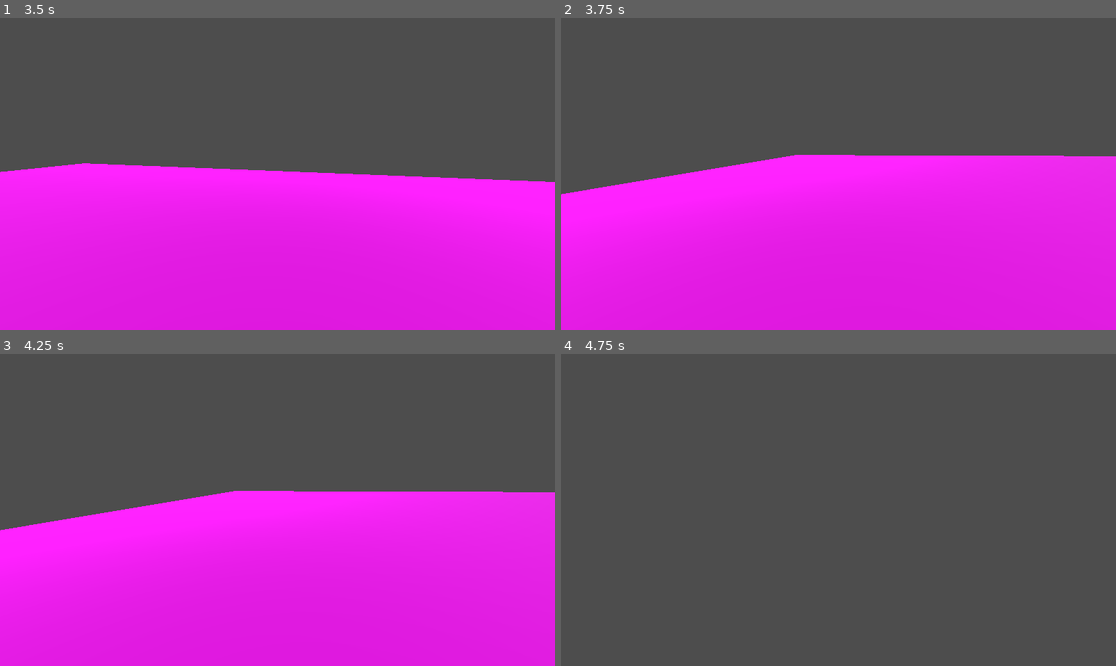
Above: before the commit, frames 1-4 (two rows, left to right).
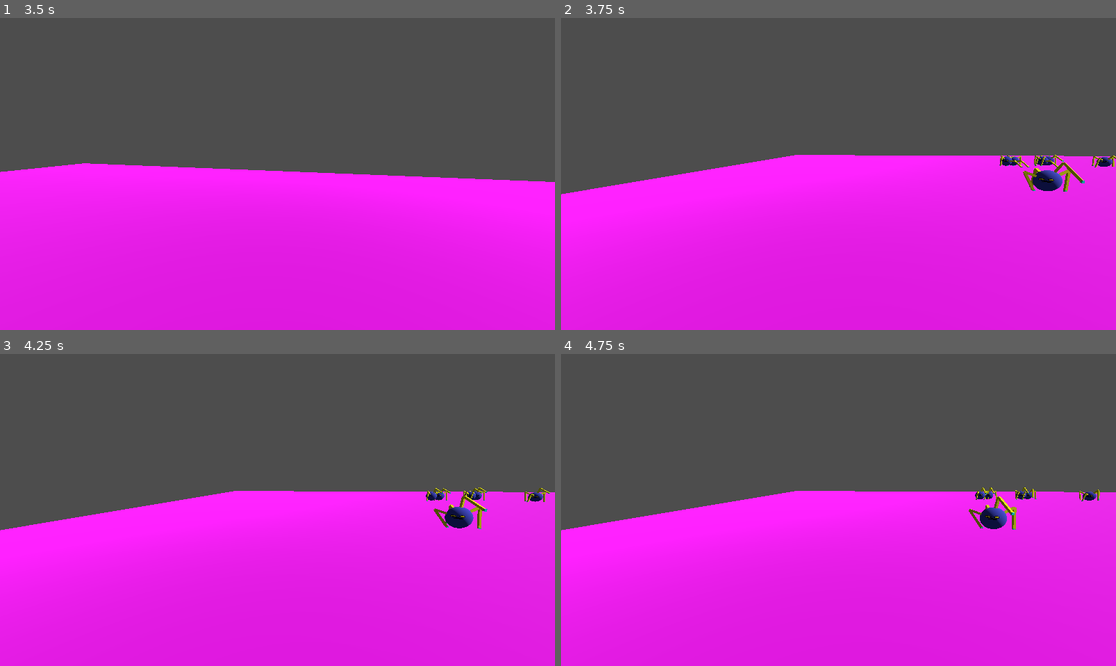
Above: after the commit, the same moments.

Repository: AnsonRutherford/LD56
Game: Godot game, scene res://Scene/World.tscn
The game is run twice, just before and just after one commit, with the same random seed, the same clock (stepped at 60 frames per second) and the same inputs. The engine's default icon, where the game draws it, is replaced by a stand-in: a white triangle on a blue panel in a dark square.
Inputs (mouse positions are in pixels of both pictures, inside the frame that each line leads up to):
- Up to frame 1 (3.5 s): tap Enter at 0.5, 2 s; move the mouse to (305, 174) at 0.52 s; hold X 0.53-1.28 s; hold Up (ui_up) from 0.53 s (still down); click (305, 174) at 0.67 s; tap Space at 1.25, 2.75 s; move the mouse to (249, 174) at 1.27 s; tap X at 1.35, 2.85 s; click (249, 174) at 1.42 s; move the mouse to (288, 167) at 2.02 s; hold X 2.03-2.78 s; click (288, 167) at 2.17 s; move the mouse to (271, 180) at 2.77 s; click (271, 180) at 2.92 s
- Up to frame 2 (3.75 s): keep holding Up (ui_up); tap Enter at 3.5 s; move the mouse to (877, 177) at 3.52 s; hold X from 3.53 s (still down); click (877, 177) at 3.67 s
- Up to frame 3 (4.25 s): keep holding Up (ui_up); keep holding X; tap Escape at 4.15 s
- Up to frame 4 (4.75 s): move the mouse to (672, 463) at 4.27 s; release Up (ui_up) at 4.28 s; release X at 4.28 s; hold Left (ui_left) from 4.28 s (still down); tap X at 4.35 s; click (672, 463) at 4.42 s

Frame 1 is identical in both runs. In frame 2, 0.9% of the frame differs, in the area x 78-100%, y 43-56%; in frame 3, 0.8%; in frame 4, 53%, in the area x 0-100%, y 42-100%.

Commit message:
visual changes, gameplay when

Diff:
--- /dev/null
+++ b/LD56/Scene/Prefabs/Creature.tscn
@@ -0,0 +1,26 @@
+[gd_scene load_steps=8 format=3 uid="uid://ds0lmv0l3p4by"]
+
+[ext_resource type="Script" path="res://Scripts/Creature.gd" id="1_2y8p4"]
+[ext_resource type="Script" path="res://Scripts/Face.gd" id="1_egtdo"]
+[ext_resource type="Texture2D" uid="uid://bkkb1uxa3bkda" path="res://Textures/face1.png" id="2_iqf5e"]
+[ext_resource type="Texture2D" uid="uid://barehvsolasis" path="res://Textures/face2.png" id="3_gmbya"]
+
+[sub_resource type="BoxShape3D" id="BoxShape3D_rtk1i"]
+
+[sub_resource type="SphereMesh" id="SphereMesh_obl2g"]
+
+[sub_resource type="StandardMaterial3D" id="StandardMaterial3D_yejld"]
+
+[node name="Creature" type="CharacterBody3D"]
+transform = Transform3D(0.3, 0, 0, 0, 0.3, 0, 0, 0, 0.3, 0, 0, 0)
+script = ExtResource("1_2y8p4")
+
+[node name="CollisionShape3D" type="CollisionShape3D" parent="."]
+shape = SubResource("BoxShape3D_rtk1i")
+
+[node name="MeshInstance3D" type="MeshInstance3D" parent="."]
+mesh = SubResource("SphereMesh_obl2g")
+surface_material_override/0 = SubResource("StandardMaterial3D_yejld")
+script = ExtResource("1_egtdo")
+face = ExtResource("2_iqf5e")
+blink = ExtResource("3_gmbya")
--- a/LD56/Scene/Prefabs/boy.tscn
+++ /dev/null
@@ -1,24 +0,0 @@
-[gd_scene load_steps=7 format=3 uid="uid://ds0lmv0l3p4by"]
-
-[ext_resource type="Script" path="res://Scripts/MoveTest.gd" id="1_2y8p4"]
-[ext_resource type="Script" path="res://Scripts/FaceRotateTest.gd" id="1_egtdo"]
-[ext_resource type="Texture2D" uid="uid://cqlc6pbyotwl5" path="res://icon.svg" id="2_nggce"]
-
-[sub_resource type="StandardMaterial3D" id="StandardMaterial3D_2ugbx"]
-albedo_texture = ExtResource("2_nggce")
-
-[sub_resource type="SphereMesh" id="SphereMesh_01nfg"]
-
-[sub_resource type="BoxShape3D" id="BoxShape3D_rtk1i"]
-
-[node name="Boy" type="CharacterBody3D"]
-transform = Transform3D(0.3, 0, 0, 0, 0.3, 0, 0, 0, 0.3, 0, 0, 0)
-script = ExtResource("1_2y8p4")
-
-[node name="MeshInstance3D" type="MeshInstance3D" parent="."]
-material_override = SubResource("StandardMaterial3D_2ugbx")
-mesh = SubResource("SphereMesh_01nfg")
-script = ExtResource("1_egtdo")
-
-[node name="CollisionShape3D" type="CollisionShape3D" parent="."]
-shape = SubResource("BoxShape3D_rtk1i")
--- a/LD56/Scene/World.tscn
+++ b/LD56/Scene/World.tscn
@@ -1,6 +1,6 @@
 [gd_scene load_steps=6 format=3 uid="uid://4ptrg3nmtj4q"]
 
-[ext_resource type="PackedScene" uid="uid://ds0lmv0l3p4by" path="res://Scene/Prefabs/boy.tscn" id="1_njf38"]
+[ext_resource type="PackedScene" uid="uid://ds0lmv0l3p4by" path="res://Scene/Prefabs/Creature.tscn" id="1_njf38"]
 [ext_resource type="PackedScene" uid="uid://ctkhodyxj1hck" path="res://Scene/Prefabs/Player.tscn" id="2_elip3"]
 
 [sub_resource type="Environment" id="Environment_lwpgb"]
@@ -27,3 +27,37 @@
 mesh = SubResource("PlaneMesh_u07gb")
 
 [node name="Boy" parent="." instance=ExtResource("1_njf38")]
+
+[node name="Boy2" parent="." instance=ExtResource("1_njf38")]
+
+[node name="Boy3" parent="." instance=ExtResource("1_njf38")]
+
+[node name="Boy4" parent="." instance=ExtResource("1_njf38")]
+
+[node name="Boy5" parent="." instance=ExtResource("1_njf38")]
+
+[node name="Boy6" parent="." instance=ExtResource("1_njf38")]
+
+[node name="Boy7" parent="." instance=ExtResource("1_njf38")]
+
+[node name="Boy8" parent="." instance=ExtResource("1_njf38")]
+
+[node name="Boy9" parent="." instance=ExtResource("1_njf38")]
+
+[node name="Boy10" parent="." instance=ExtResource("1_njf38")]
+
+[node name="Boy11" parent="." instance=ExtResource("1_njf38")]
+
+[node name="Boy12" parent="." instance=ExtResource("1_njf38")]
+
+[node name="Boy13" parent="." instance=ExtResource("1_njf38")]
+
+[node name="Boy14" parent="." instance=ExtResource("1_njf38")]
+
+[node name="Boy15" parent="." instance=ExtResource("1_njf38")]
+
+[node name="Boy16" parent="." instance=ExtResource("1_njf38")]
+
+[node name="Boy17" parent="." instance=ExtResource("1_njf38")]
+
+[node name="Boy18" parent="." instance=ExtResource("1_njf38")]
--- a/LD56/Scripts/MoveTest.gd
+++ b/LD56/Scripts/Creature.gd
@@ -7,6 +7,13 @@
 var foot_index = []
 
 var stepping = false
+var minimum_step_speed = 1
+
+var speed = 3
+
+@onready
+var target_position = Vector3.RIGHT * randf_range(-10, 10) + Vector3.FORWARD * randf_range(-10, 10)
+var target_timer = 0
 
 # Called when the node enters the scene tree for the first time.
 func _ready():
@@ -19,26 +26,33 @@
 	for offset in offsets:
 		var foot = footPrefab.instantiate()
 		add_child(foot)
-		foot.init(0.5, offset, scale.x, 0.3, 1, Vector3(0.2, 0.2, 2))
+		foot.init(0.5, offset, scale.x, 0.8 / speed, 1, Vector3(0.2, 0.2, 2))
 		feet.append(foot)
 		foot_index.append(foot_count)
 		foot_count += 1
 
-# Called every frame. 'delta' is the elapsed time since the previous frame.
 func _process(delta):
+	target_timer -= delta
+	if target_timer <= 0:
+		target_position = Vector3.RIGHT * randf_range(-10, 10) + Vector3.FORWARD * randf_range(-10, 10)
+		target_timer = 5 + randf() * 10
+
+func _physics_process(delta):
 
 	# Move
+	var distance = (target_position - global_position).length()
 	var move_dir = Vector3.ZERO
-	move_dir.x = Input.get_action_strength("ui_right") - Input.get_action_strength("ui_left")
-	move_dir.z = Input.get_action_strength("ui_down") - Input.get_action_strength("ui_up")
-	var velocity = move_dir.length()
-	position += move_dir * delta * scale.x
+	var step_speed = minimum_step_speed
+	if distance > 0.1:
+		move_dir = (target_position - global_position) / distance
+		step_speed = max(minimum_step_speed, speed) # ???
+		position += move_dir * delta * scale.x * speed
 
 	# Step with feet
 	var step = false
 	var stepping_foot = -1
 	for foot in foot_index:
-		if feet[foot].update(delta * max(velocity, 1), stepping or step):
+		if feet[foot].update(delta * max(step_speed, 1), move_dir * scale.x * speed, step or stepping):
 			step = true
 			stepping_foot = foot
 	stepping = step
--- a/LD56/Scripts/FKBone.gd
+++ b/LD56/Scripts/FKBone.gd
@@ -9,7 +9,11 @@
 static func get_elbow(start, end, arm_length):
 	# Right now, great at two equal lengths, won't touch anything else
 	var dir = end - start
+	var dir_length = dir.length()
+	if dir_length > arm_length * 2:
+		return start + dir / 2
+
 	var joint_up = dir.cross(Vector3(dir.z, 0, -dir.x)).normalized()
 
-	var hc = sqrt((4 * pow(arm_length, 2)) - pow(dir.length(), 2)) / 2 # sqrt(4 * a^2 * c^2)/2
-	return start + (dir / 2) + joint_up * hc
+	var hc = sqrt((4 * pow(arm_length, 2)) - pow(dir_length, 2)) / 2 # sqrt(4 * a^2 * c^2)/2
+	return start + dir / 2 + joint_up * hc
--- /dev/null
+++ b/LD56/Scripts/Face.gd
@@ -0,0 +1,38 @@
+extends MeshInstance3D
+
+@export
+var face : Texture2D
+@export
+var blink : Texture2D
+
+var blink_duration = 0.15
+var base_blink_cooldown = 0.5
+var blink_cooldown_variance = 5
+
+var blink_timer = 0
+var blink_stop = 0
+
+func _ready():
+	set_surface_override_material(0, get_surface_override_material(0).duplicate())
+	get_surface_override_material(0).albedo_texture = face
+	get_surface_override_material(0).texture_filter = 0
+
+func _process(delta):
+
+	# Looking
+	var player_position = Player.instance.global_position
+	if abs(player_position.x - global_position.x) > 0.1 or abs(player_position.z - global_position.z) > 0.1:
+		look_at(player_position)
+	else:
+		look_at(Vector3.UP, global_position - player_position)
+
+	# Blinking
+	if blink_timer > 0:
+		blink_timer -= delta
+		if blink_timer < blink_stop:
+			blink_stop = 0
+			get_surface_override_material(0).albedo_texture = face
+	else:
+		blink_stop = base_blink_cooldown + randf() * blink_cooldown_variance
+		blink_timer = blink_duration + blink_stop
+		get_surface_override_material(0).albedo_texture = blink
--- a/LD56/Scripts/FaceRotateTest.gd
+++ /dev/null
@@ -1,16 +0,0 @@
-extends Node3D
-
-
-# Called when the node enters the scene tree for the first time.
-func _ready():
-	pass # Replace with function body.
-
-
-# Called every frame. 'delta' is the elapsed time since the previous frame.
-func _process(delta):
-	if Input.is_physical_key_pressed(KEY_W):
-		rotate(transform.basis.z.normalized(), delta)
-	if Input.is_physical_key_pressed(KEY_S):
-		rotate(transform.basis.y.normalized(), delta)
-	if Input.is_physical_key_pressed(KEY_X):
-		rotate(transform.basis.x.normalized(), delta)
--- a/LD56/Scripts/Foot.gd
+++ b/LD56/Scripts/Foot.gd
@@ -40,22 +40,22 @@
 	global_position = parent.global_position + offset
 	top_level = true
 
-func update(delta, stepping):
+func update(delta, move_dir, stepping):
 	var parent_pos = parent.global_position
 	var target = parent_pos + offset
 	if step:
 		step_timer += delta / step_duration
 		if step_timer >= 1:
-			global_position = post_step
+			global_position = (post_step + target) / 2
 			step = false
 		else:
-			global_position = lerp(pre_step, post_step, step_timer)
+			global_position = lerp(pre_step, (post_step + target) / 2, step_timer)
 			global_position.y += step_height * (1 - pow(((2 * (step_timer)) - 1), 2)) # 1 - (2x - 1)^2
 	elif !stepping and (global_position - target).length() > max_offset:
 		step = true
 		step_timer = 0
 		pre_step = global_position
-		post_step = target
+		post_step = target + (move_dir * step_duration)
 
 	var elbow = FKBone.get_elbow(parent_pos, global_position, bone_length)
 	first_bone.update(parent_pos, elbow)
--- a/LD56/Scripts/Player.gd
+++ b/LD56/Scripts/Player.gd
@@ -1,9 +1,15 @@
+class_name Player
 extends CharacterBody3D
+
+static var instance
 
 var speed = 4
 
 @onready
 var camera = get_node("Camera3D")
+
+func _ready():
+	instance = self
 
 # Called every frame. 'delta' is the elapsed time since the previous frame.
 func _process(delta):
--- a/LD56/Scripts/PlayerCamera.gd
+++ b/LD56/Scripts/PlayerCamera.gd
@@ -1,4 +1,6 @@
 extends Camera3D
+
+var mouse_input = true
 
 var vert_look = 0
 var vert_max = 70
@@ -9,12 +11,14 @@
 
 func _process(_delta):
 	if Input.is_physical_key_pressed(KEY_ESCAPE):
+		mouse_input = false
 		Input.set_mouse_mode(Input.MOUSE_MODE_VISIBLE)
 	if Input.is_mouse_button_pressed(MOUSE_BUTTON_LEFT):
+		mouse_input = true
 		Input.set_mouse_mode(Input.MOUSE_MODE_CAPTURED)
 
 func _input(event):
-	if event is InputEventMouseMotion:
+	if mouse_input and event is InputEventMouseMotion:
 		rotate(Vector3.UP, -deg_to_rad(event.relative.x))
 		var v = -event.relative.y
 		v = min(vert_max - vert_look, v)
Binary file added: LD56/Textures/face1.png
Not shown, added: LD56/Textures/face1.png.import
Binary file added: LD56/Textures/face2.png
Not shown, added: LD56/Textures/face2.png.import
